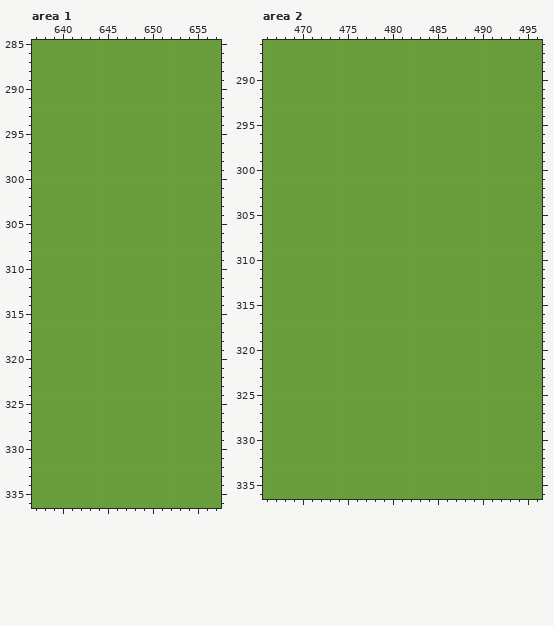
File history of a pixel-art file, Aseprite/Clipboard_leafy_background.aseprite. The picture above was drawn from the file before the commit.
800x500 pixels, 1 frame. Shown: area 1: x 637..657, y 285..336; area 2: x 466..496, y 286..336. The commit also changed other parts of the picture, which this record leaves out.
Now the later version:
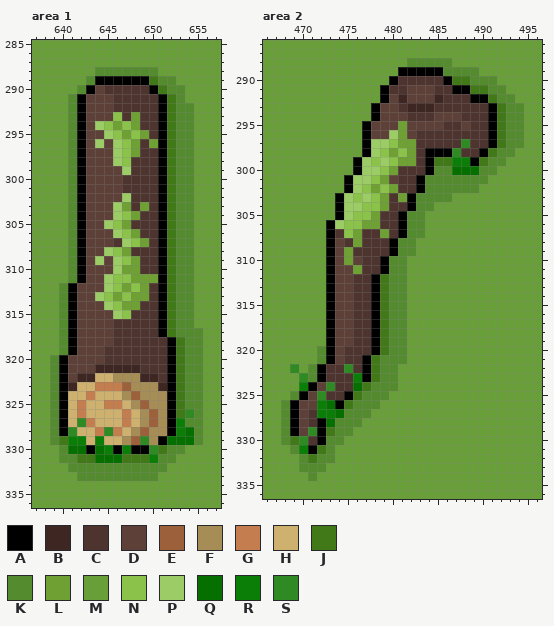
Palette (. is transparent): A #000000  B #3e2723  C #4e342e  D #5d4037  E #9c613b  F #a68d55  G #c47d4f  H #ceb16f  J #417818  K #558b2f  L #6ea034  M #689f38  N #8bc34a  P #9ccc65  Q #056f00  R #0a7e07  S #308a24
What changed:
Changed rows in their new state; - is an unchanged pixel.
Area 1, layer "Objects":
first column x 639:
288 -----KKKKKKK-----
289 ----KAAAAAAJKK---
290 ---KADCCCCCAJKK--
291 --KADDDCCCCCAJK--
292 --KADDDCCCCCAJKK-
293 --KADDDNCLCCAJKK-
294 --KADPNLNLCCAJKK-
295 --KADDPNLNLCAJKK-
296 --KADPDPNLCLAJKK-
297 --KADDDPNLCCAJKK-
298 --KADDDPNCCCAJKK-
299 --KADDDDPCCCAJKK-
300 --KADDDDCCCCAJKK-
301 --KADDDDCCCCAJKK-
302 --KADDDDPCCCAJKK-
303 --KADDDPLCLCAJKK-
304 --KADDDPNLCCAJKK-
305 --KADDPNLCCCAJKK-
306 --KADDDPNLCCAJKK-
307 --KADDDCPNLCAJKK-
308 --KADDPNLCCCAJKK-
309 --KADPDPNLCCAJKK-
310 --KADDDPLLCCAJKK-
311 --KADDPNNLLLAJKK-
312 -KADDDPNLNLCAJKK-
313 -KADDPNLNLLCAJKK-
314 -KADDDPNLLCCAJKK-
315 -KADDDDPNCCCAJKK-
316 -KADDDDCCCCCAJKK-
317 -KADDDDCCCCCAJKKK
318 -KADDDDCCCCCCAJKK
319 -KADDDCCCCCCCAJKK
320 KADDDDCCCCCCCAJKK
321 KADDDBBBBBCCCAJKK
322 KADBBHHFFFBBCAJKK
323 KABHHGGGEFFFBAJKK
324 KAHHGHHHFEFFFAJKK
325 KAHGHHGGHFEFFAJKK
326 KAHGHHHHGHFEFAJSK
327 KAHSGHHHGHFEFARKK
328 KASHHGSGHFEFFARQK
329 KJRRHRHHFESFAQQQK
330 -KQQAQRARAASJKK--
331 -KKJJQQQJJJRKK---
332 --KKKKKKKKKKK----
333 ---KKKKKKKKK-----
Area 2, layer "Objects":
first column x 468:
288 --------------KKKKK--------
289 -------------AAAAAKKKK-----
290 ------------ACCCCCAJJKKK---
291 -----------ACCDDDCCAAJJKK--
292 -----------ADBDDDBCCCAAJKK-
293 ----------ADDCBBBCCCCCCAJKK
294 ----------ADDDCCCDDDCCCAJKK
295 ---------ADDDLDDDDCCDCCAJKK
296 ---------ADDPLDCCCCCCCCAJKK
297 ---------APPNLLCCCCCSCCAJKK
298 ---------APNLNLCAAASCCAJKK-
299 --------APNPNLLCAJJRRAJKK--
300 --------APPNLCCCAKKQQQKK---
301 -------APPNLDCCAKKKKKKK----
302 -------APNLNLCCAKKKKKK-----
303 ------APNPNLCLAKKKK--------
304 ------APPNNLCCAKK----------
305 ------APNNLCCAKK-----------
306 -----APNNLLCCAKK-----------
307 -----ACNLCCLCAKK-----------
308 -----ADCLCCCAKK------------
309 -----ADLCCCCAKK------------
310 -----ADLDCCAKK-------------
311 -----ADDLCCAKK-------------
312 -----ADDCCAJKK-------------
313 -----ADDCCAJKK-------------
314 -----ADDCCAJKK-------------
315 -----ADDCCAJKK-------------
316 -----ADDCCAJKK-------------
317 -----ADDCCAJKK-------------
318 -----ADDCCAJKK-------------
319 -----ADDCCAJKK-------------
320 ----KADCCCAJKK-------------
321 ----KADCCAJKKK-------------
322 -S-KACCSCAJKK--------------
323 --SKACCCRAJKK--------------
324 --RADSCCQJKKK--------------
325 -KADSCCAJKKK---------------
326 KADDRQAJKKK----------------
327 KADCRRQKKK-----------------
328 KADCAQKKK------------------
329 KADSAJKK-------------------
330 KJSCAKK--------------------
331 -KRAJK---------------------
332 --KJKK---------------------
333 --KKK----------------------
334 ---K-----------------------
